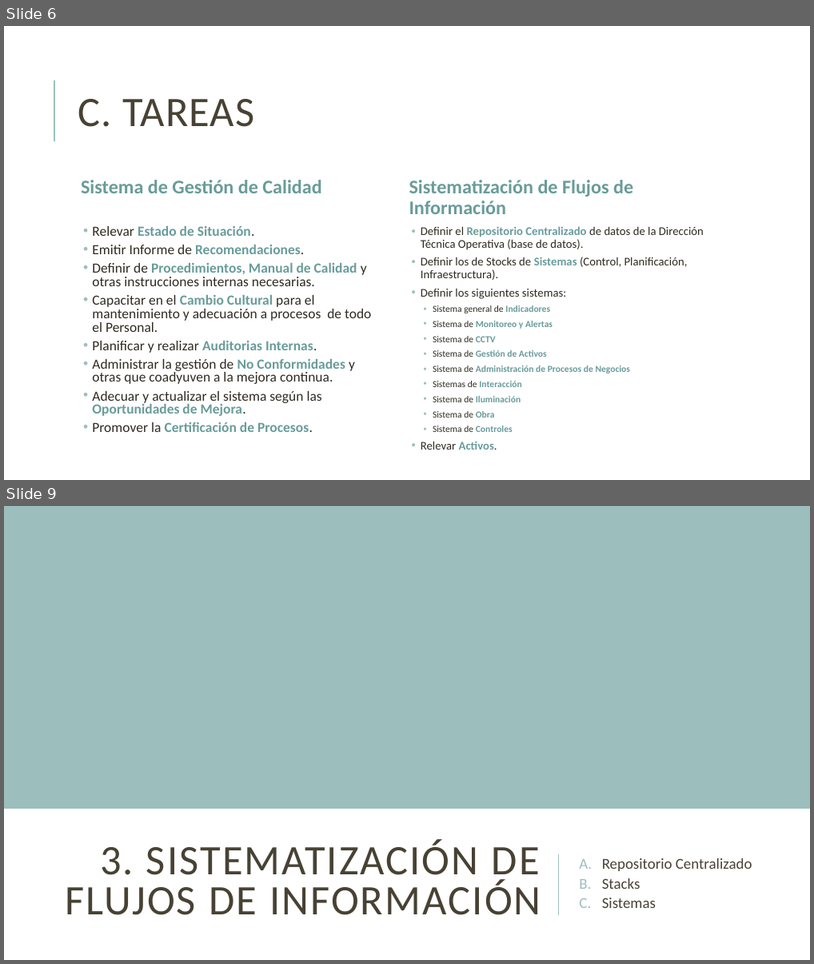
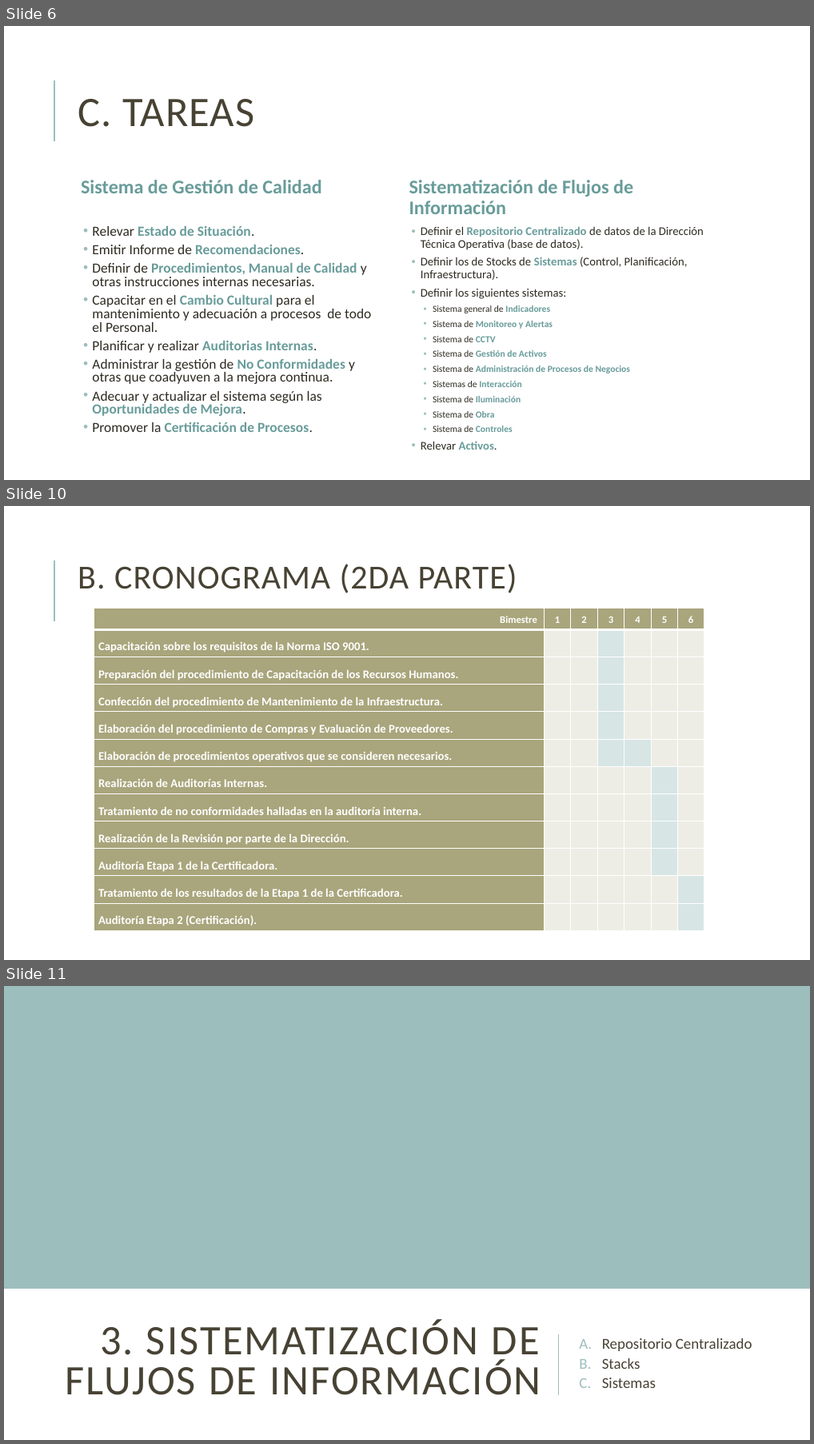
Before and after one commit to jsrxar/dge, a slide deck: 1-general/1-presentaciones/planificacion-control-presentacion-v2.pptx. Shown one above the other, each under a label of ours: slides 6 and 9 before the commit, slides 6, 10 and 11 after it; the slides between them are not shown. The pictures are 814x964 and 814x1444 pixels, drawn with LibreOffice and Linux fonts; fonts in the diff are those of the drawing. Boxes give left, top, right and bottom in pixels: in the first picture for what was removed or moved away, otherwise in the second. Text is boxed around its words. In the diff, an @@ line names an element or a change of style, - is before the commit and + after.

```diff
--- a/1-general/1-presentaciones/planificacion-control-presentacion-v2.pptx
+++ b/1-general/1-presentaciones/planificacion-control-presentacion-v2.pptx
@@ slide 10 added at box(4, 506, 810, 960), background #FFFFFF; not listed: 1 template element that a slide beside it also shows @@
@@ title added at box(78, 564, 518, 593), 40 pt, text #474233 @@
+B. CRONOGRAMA (2DA PARTE)
@@ table added at box(94, 608, 705, 930), 12 rows, 7 columns @@
+Bimestre | 1 | 2 | 3 | 4 | 5 | 6
+Capacitación sobre los requisitos de la Norma ISO 9001. |  |  |  |  |  | 
+Preparación del procedimiento de Capacitación de los Recursos Humanos. |  |  |  |  |  | 
+Confección del procedimiento de Mantenimiento de la Infraestructura. |  |  |  |  |  | 
+Elaboración del procedimiento de Compras y Evaluación de Proveedores. |  |  |  |  |  | 
+Elaboración de procedimientos operativos que se consideren necesarios. |  |  |  |  |  | 
+Realización de Auditorías Internas. |  |  |  |  |  | 
+Tratamiento de no conformidades halladas en la auditoría interna. |  |  |  |  |  | 
+Realización de la Revisión por parte de la Dirección. |  |  |  |  |  | 
+Auditoría Etapa 1 de la Certificadora. |  |  |  |  |  | 
+Tratamiento de los resultados de la Etapa 1 de la Certificadora. |  |  |  |  |  | 
+Auditoría Etapa 2 (Certificación). |  |  |  |  |  | 
@@ what was slide 9 is now slide 11 @@
```
Also in this commit, not shown: 18 slides changed, 5 other slides added.
